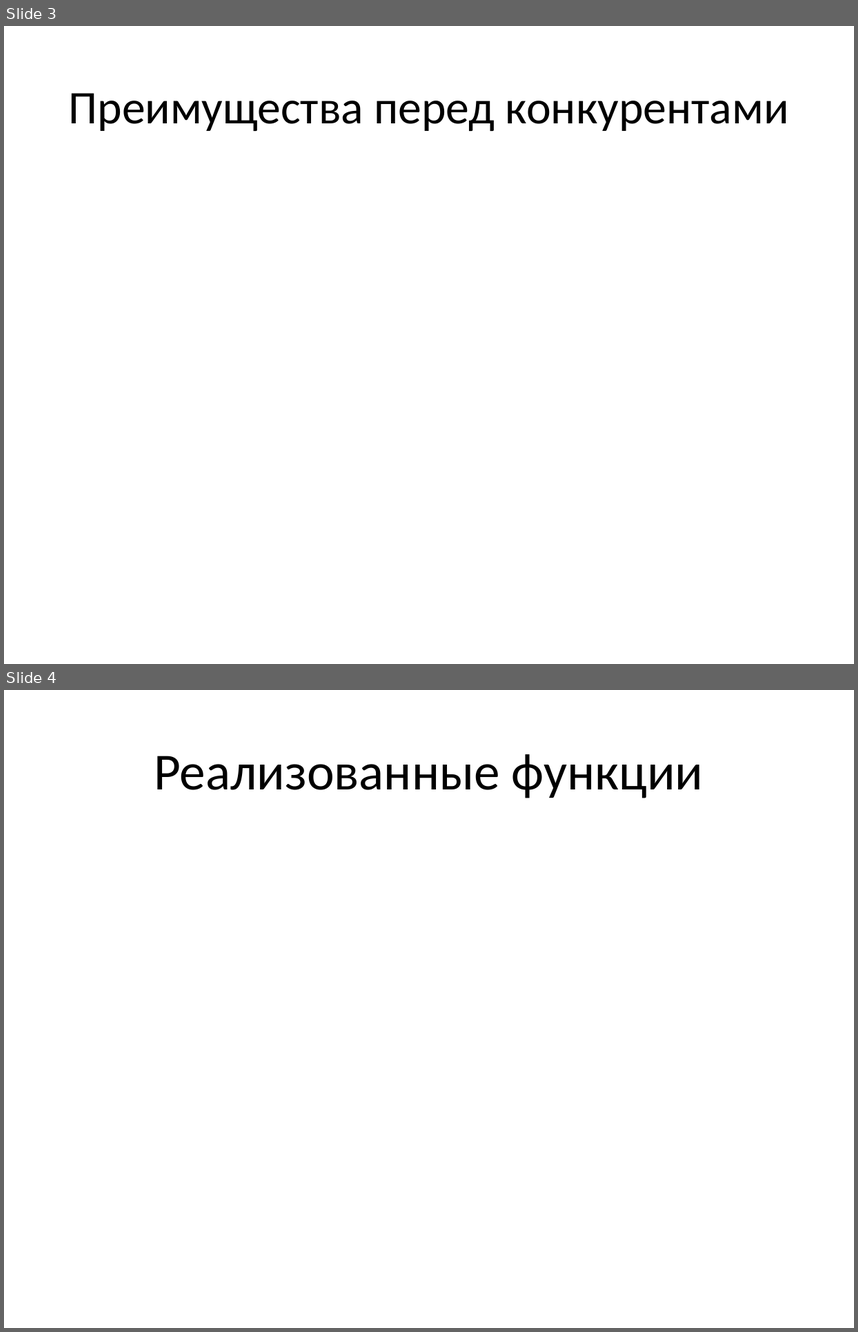
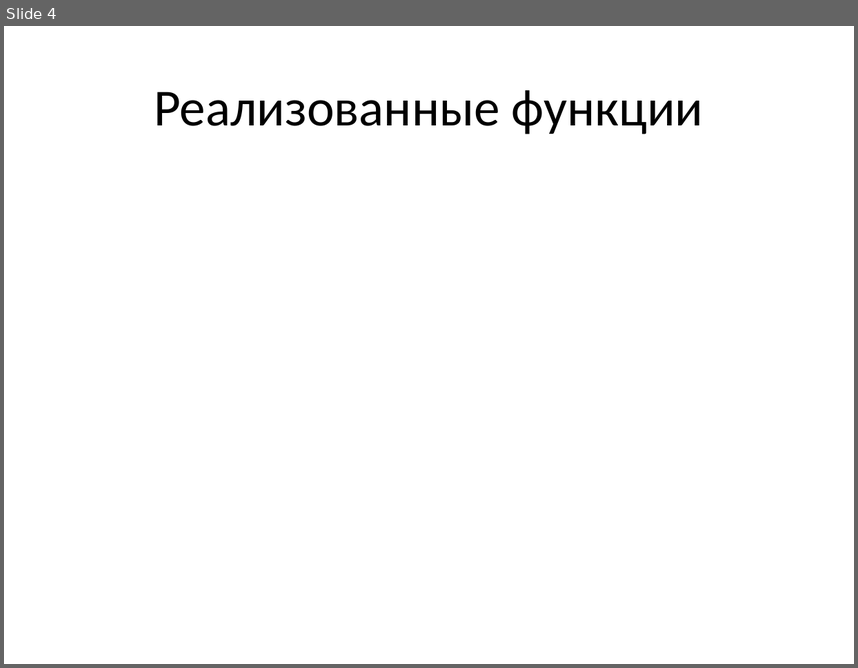
Before and after one commit to Cleamaster322/1st__Project__Web__, a slide deck: проект по вебу презентация.pptx. Shown one above the other, each under a label of ours: slides 3 and 4 before the commit, slide 4 after it. The pictures are 858x1332 and 858x668 pixels, drawn with LibreOffice and Linux fonts; fonts in the diff are those of the drawing. Boxes give left, top, right and bottom in pixels: in the first picture for what was removed or moved away, otherwise in the second. Text is boxed around its words. In the diff, an @@ line names an element or a change of style, - is before the commit and + after.

```diff
--- a/проект по вебу презентация.pptx
+++ b/проект по вебу презентация.pptx
@@ slide 3 removed at [4, 26, 854, 664], background #FFFFFF @@
@@ title removed at [69, 93, 789, 131] @@
-Преимущества перед конкурентами
```
Also in this commit, not shown: 2 slides changed, 1 slide added.
